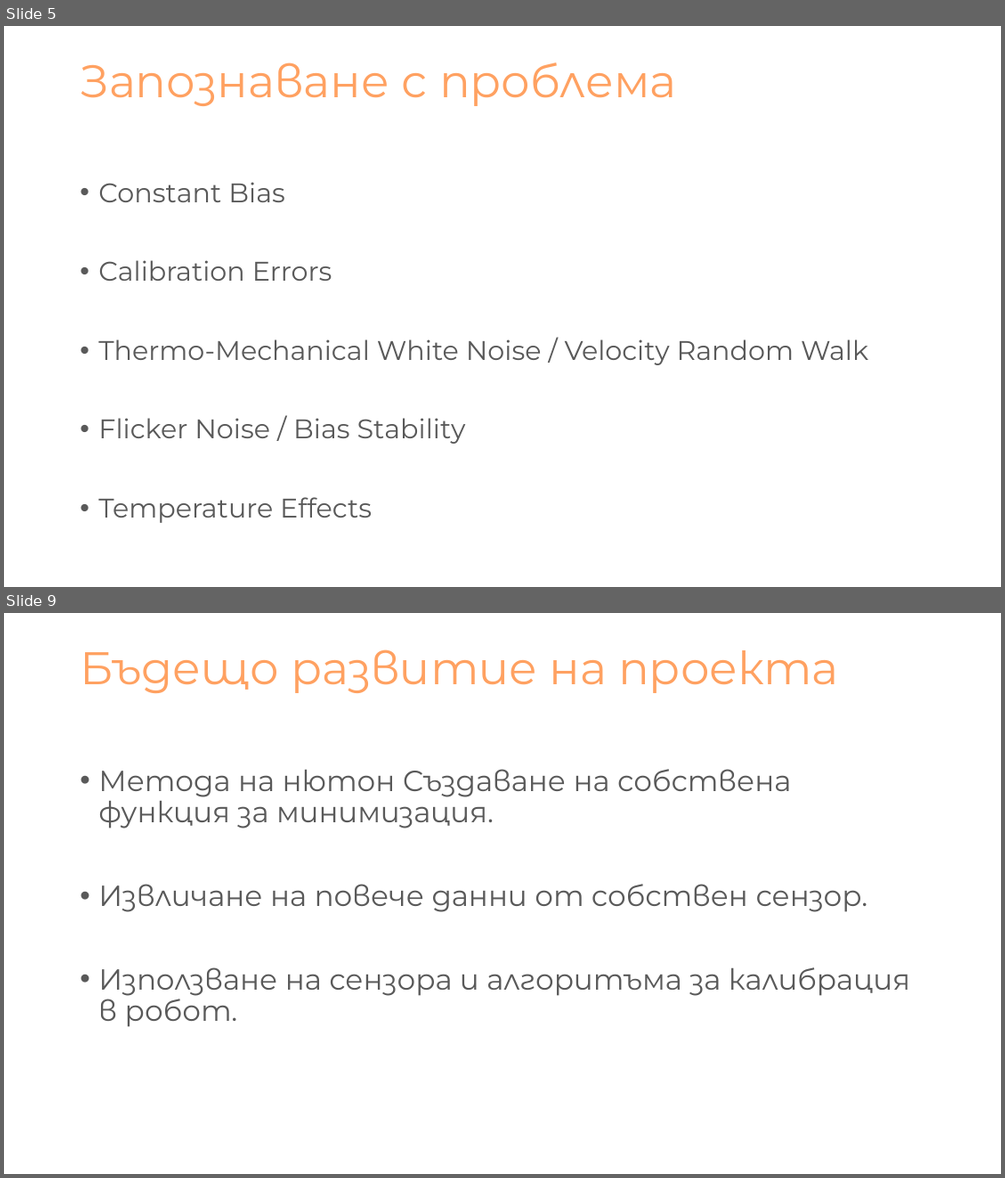
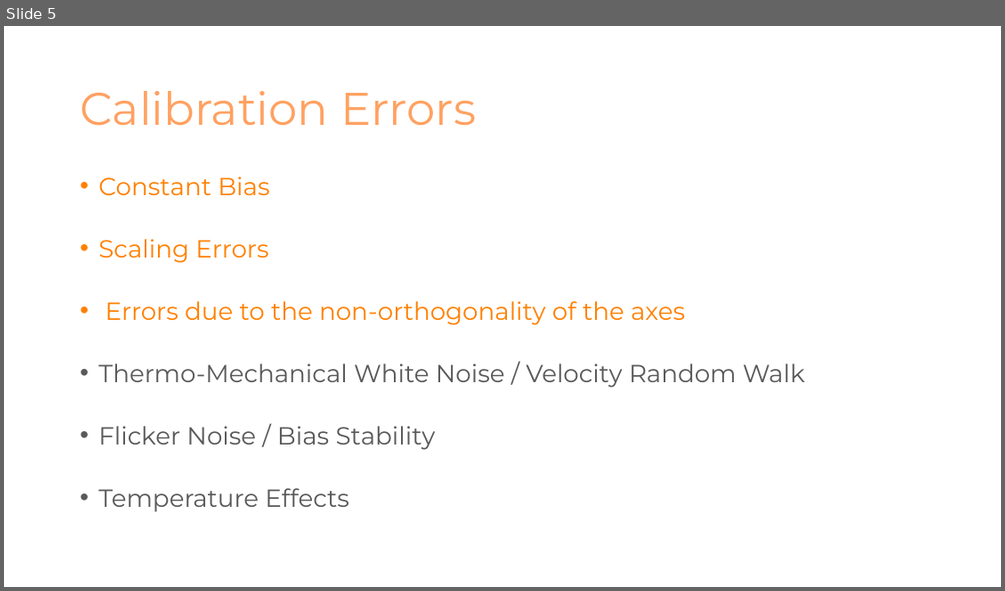
Before and after one commit to NikolaTotev/AMMRP-Course-Project, a slide deck: Presentation Materials/Калибриране на MEMS Акселерометри.pptx. Shown one above the other, each under a label of ours: slides 5 and 9 before the commit, slide 5 after it; the slides between them are not shown. The pictures are 1005x1178 and 1005x591 pixels, drawn with LibreOffice and Linux fonts; fonts in the diff are those of the drawing. Boxes give left, top, right and bottom in pixels: in the first picture for what was removed or moved away, otherwise in the second. Text is boxed around its words. In the diff, an @@ line names an element or a change of style, - is before the commit and + after.

```diff
--- a/Presentation Materials/Калибриране на MEMS Акселерометри.pptx
+++ b/Presentation Materials/Калибриране на MEMS Акселерометри.pptx
@@ slide 9 removed at (4,613,1001,1174), background #FFFFFF @@
@@ title removed at (80,649,839,693) @@
-Бъдещо развитие на проекта
@@ text removed at (98,769,910,1027) @@
-• Метода на нютон Създаване на собствена функция за минимизация.
-• Извличане на повече данни от собствен сензор.
-• Използване на сензора и алгоритъма за калибрация в робот.
@@ slide 5 changed as well @@
@@ title at (80,91,476,126): text changed @@
-Запознаване с проблема
+Calibration Errors
@@ text at (98,176,805,512): size 25.9 to 23.8 pt in "Constant Bias", "Thermo-Mechanical White Noise / Velocity Random Walk", "Flicker Noise / Bias Stability", "Temperature Effects"; text colour #595959 to #FF8000 in "Constant Bias"; line spacing 0.9 to 0.7 @@
@@ text at (98,239,685,325): text changed; size 25.9 to 23.8 pt; text colour #595959 to #FF8000 @@
-• Calibration Errors
+• Scaling Errors
+• Errors due to the non-orthogonality of the axes
```
Also in this commit, not shown: 1 other slide changed, 10 slides added, 7 other slides removed, 28 other files.
